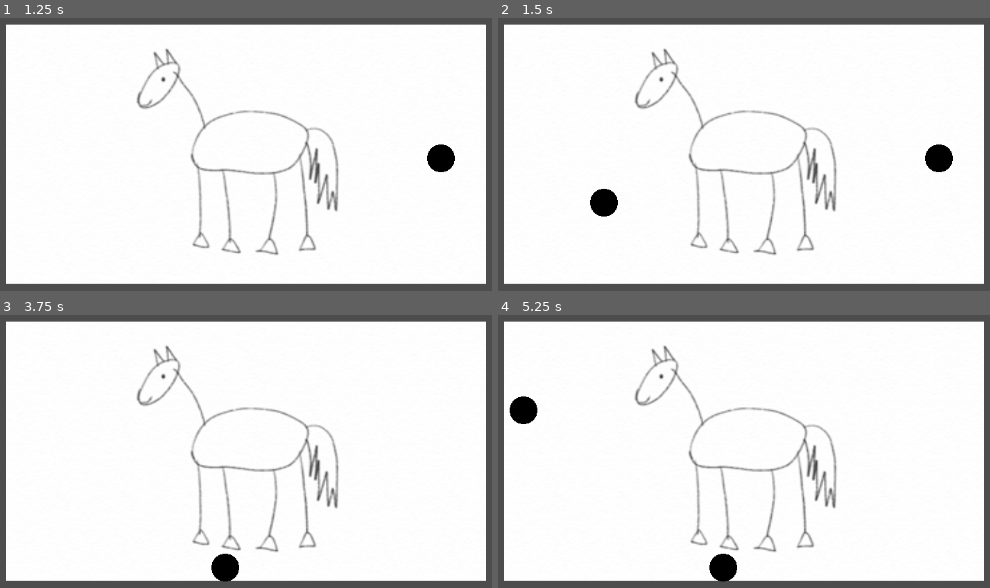
Above: before the commit, frames 1-4 (two rows, left to right).
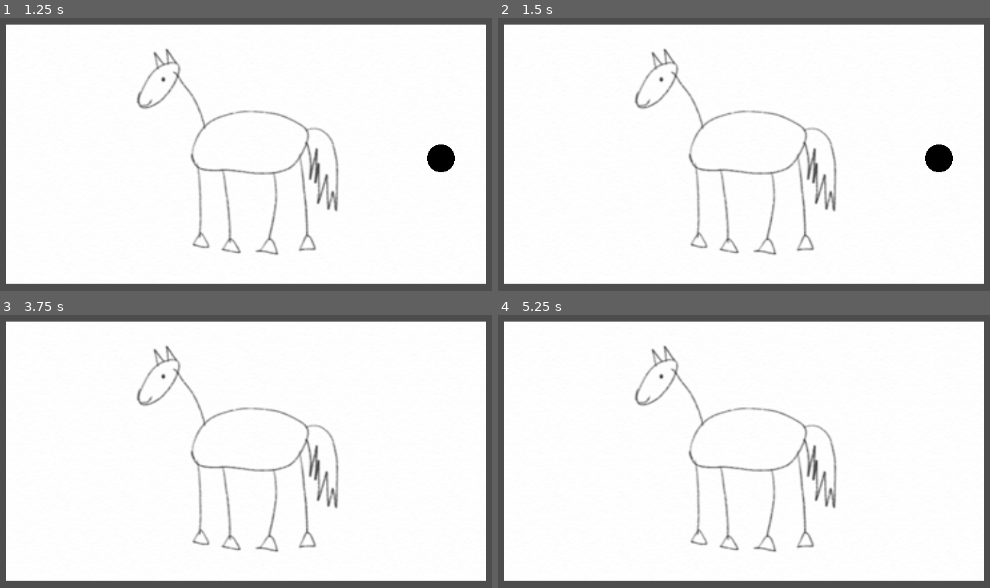
Above: after the commit, the same moments.

Repository: jtorbett23/WildJam68
Game: Godot game, scene res://main.tscn
Same seed, same stepped clock (60 frames per second), same inputs: the game is played once before the commit and once after it.
Inputs (mouse positions are in pixels of both pictures, inside the frame that each line leads up to):
- Up to frame 1 (1.25 s): tap Enter at 0.5 s; move the mouse to (442, 157) at 0.52 s; hold D (draw) from 0.53 s (still down); tap Z (undo, bound only after the commit) at 0.8 s
- Up to frame 2 (1.5 s): tap Space at 1.25 s; move the mouse to (601, 203) at 1.27 s; release D (draw) at 1.28 s; tap Z (undo, bound only after the commit) at 1.35 s
- Up to frame 3 (3.75 s): tap D (draw) at 1.55, 2.85 s; tap Enter at 2, 3.5 s; move the mouse to (344, 377) at 2.02 s; hold Z (undo, bound only after the commit) 2.03-2.78 s; tap C (clear) at 2.1 s; tap Space at 2.75 s; move the mouse to (226, 566) at 2.77 s; move the mouse to (outside the picture) at 3.52 s; hold Z (undo, bound only after the commit) from 3.53 s (still down)
- Up to frame 4 (5.25 s): tap Space at 4.25 s; move the mouse to (522, 410) at 4.27 s; release Z (undo, bound only after the commit) at 4.28 s; tap D (draw) at 4.35 s; move the mouse to (803, 478) at 5.02 s; hold Z (undo, bound only after the commit) from 5.03 s (still down)

Frame 1 is identical in both runs. In frame 2, 0.5% of the frame differs, in the area x 18-25%, y 62-73%; in frame 3, 0.5%; in frame 4, 1.0%, in the area x 2-49%, y 29-98%.

Commit message:
add undo

Diff:
--- a/draw.gd
+++ b/draw.gd
@@ -3,7 +3,7 @@
 var color = Color.BLACK
 var radius = 20
 
-var draw_data :Array = []
+var draw_data : Array = []
 var min_pos : Vector2
 var max_pos : Vector2
 
@@ -39,5 +39,7 @@
 		draw_data.append(pos)
 	elif Input.is_action_just_pressed("clear"):
 		draw_data = []
+	elif Input.is_action_pressed("undo"):
+		draw_data.pop_back()
 	queue_redraw()
 	pass
--- a/project.godot
+++ b/project.godot
@@ -32,6 +32,11 @@
 "events": [Object(InputEventKey,"resource_local_to_scene":false,"resource_name":"","device":0,"window_id":0,"alt_pressed":false,"shift_pressed":false,"ctrl_pressed":false,"meta_pressed":false,"pressed":false,"keycode":0,"physical_keycode":81,"key_label":0,"unicode":0,"echo":false,"script":null)
 ]
 }
+undo={
+"deadzone": 0.5,
+"events": [Object(InputEventKey,"resource_local_to_scene":false,"resource_name":"","device":-1,"window_id":0,"alt_pressed":false,"shift_pressed":false,"ctrl_pressed":false,"meta_pressed":false,"pressed":false,"keycode":0,"physical_keycode":90,"key_label":0,"unicode":122,"echo":false,"script":null)
+]
+}
 
 [rendering]
 
